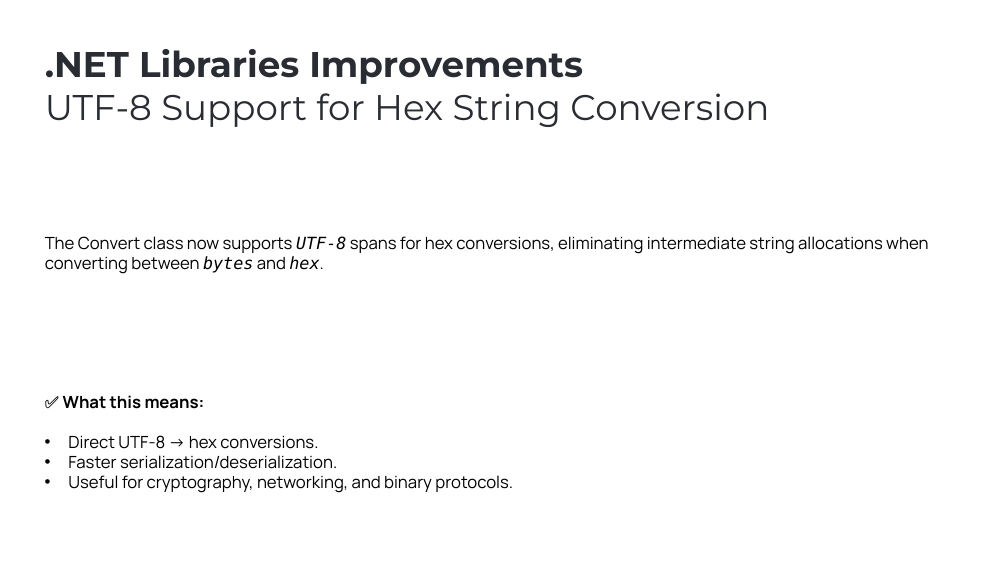
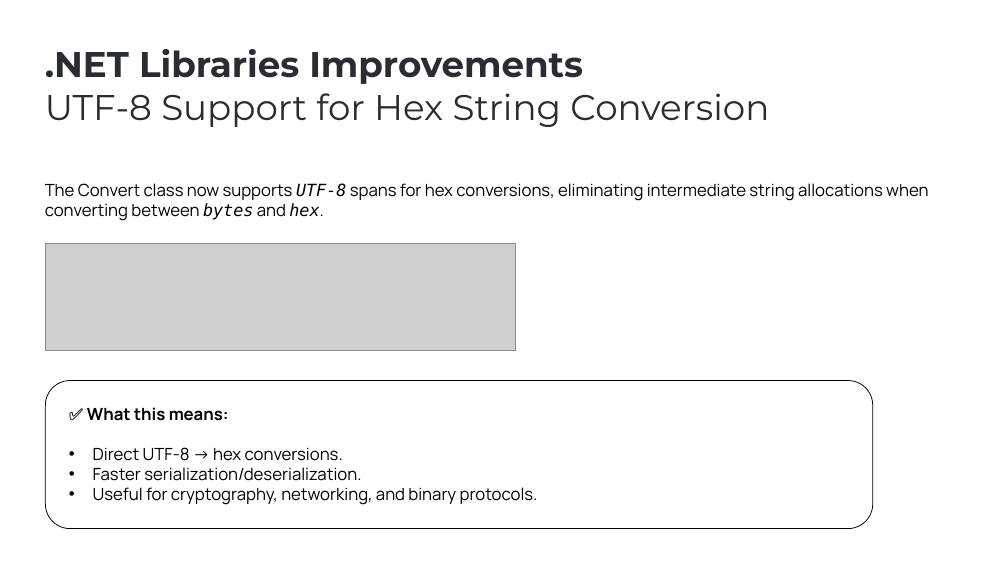
Before and after one commit to ebicoglu/presentations, a slide deck: slide 6 of abp-community-talks-2025.09.pptx. Drawn at 1008x567 pixels with LibreOffice and Linux fonts; fonts in the diff are those of the drawing; grey boxes stand for pictures; background and template pictures are left out. Boxes give left, top, right and bottom in pixels: in the first picture for what was removed or moved away, otherwise in the second. Text is boxed around its words. In the diff, an @@ line names an element or a change of style, - is before the commit and + after.

```diff
--- a/abp-community-talks-2025.09.pptx
+++ b/abp-community-talks-2025.09.pptx
@@ text "The Convert class now supports ..." moved from (x1=45, y1=236, x2=928, y2=274) to (x1=45, y1=183, x2=928, y2=221) @@
@@ picture added at (x1=45, y1=243, x2=516, y2=351) @@
@@ rounded rectangle added at (x1=45, y1=380, x2=873, y2=529), outline #000000 0.75 pt @@
@@ text "✅ What this means:" moved from (x1=63, y1=395, x2=513, y2=493) to (x1=87, y1=407, x2=538, y2=505) @@
```
Also in this commit, not shown: 16 other slides changed, 2 slides added, 1 slide removed.
